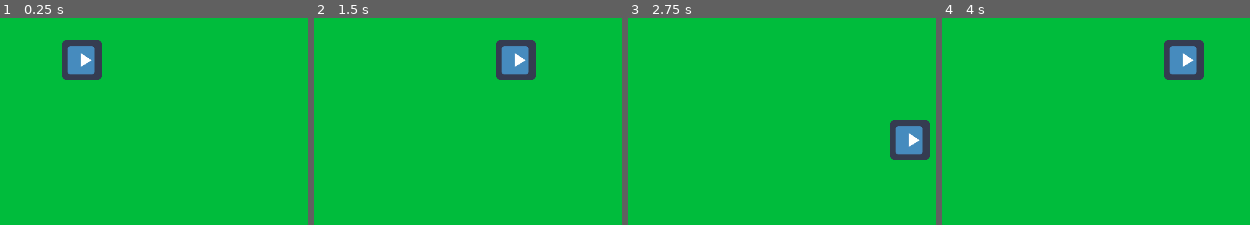
Above: before the commit, frames 1-4 (left to right).
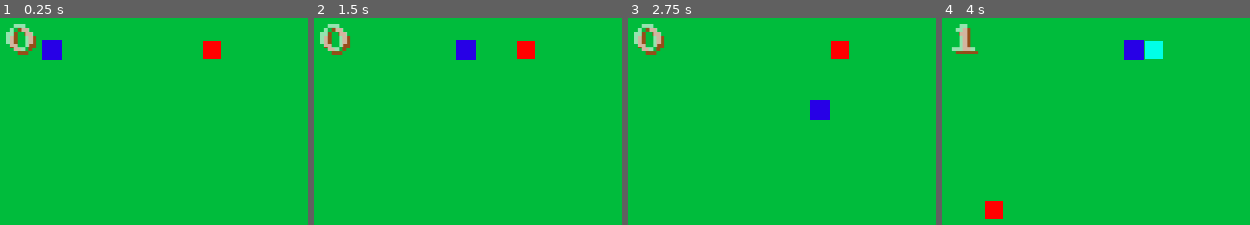
Above: after the commit, the same moments.

Repository: 201flaviosilva/Snake-3D-Godot
Game: Godot game, scene res://Scenes/Game2D.tscn
Two runs of this game, one before a commit and one after it. Both use one fixed random seed, a clock stepped at 60 frames per second and the inputs below. The engine's default icon, where the game draws it, is replaced by a stand-in: a white triangle on a blue panel in a dark square.
Inputs:
- Up to frame 1 (0.25 s): no input
- Up to frame 2 (1.5 s): hold D (right) 0.53-1.28 s; tap Shift (run) at 0.6, 1.35 s; hold S (down) from 1.28 s (still down)
- Up to frame 3 (2.75 s): release S (down) at 2.03 s; hold D (right) from 2.03 s (still down); tap Shift (run) at 2.1 s
- Up to frame 4 (4 s): release D (right) at 2.78 s; hold W (up) 2.78-3.53 s; tap Shift (run) at 2.85, 3.6 s; hold A (left) from 3.53 s (still down)

The runs differ from the first frame. In frame 1, 4.5% of the frame differs, in the area x 1-72%, y 2-30%; in frame 2, 4.0%; in frame 3, 4.5%; in frame 4, 4.8%, in the area x 3-86%, y 2-98%.

Commit message:
Finish 2D version

Diff:
--- /dev/null
+++ b/Project/Food/Apple.gd
@@ -0,0 +1,21 @@
+extends Area2D
+
+var rng = RandomNumberGenerator.new()
+
+func _randomize_position() -> void:
+	var width = ProjectSettings.get_setting("display/window/size/width")
+	var height = ProjectSettings.get_setting("display/window/size/height")
+	var half_cell = GLOBALS.GRID_SIZE / 2
+	var max_x = width / GLOBALS.GRID_SIZE
+	var max_y = height / GLOBALS.GRID_SIZE
+
+	var x = rng.randi_range(0, max_x) * GLOBALS.GRID_SIZE - half_cell
+	x = clamp(x, half_cell, width - half_cell)
+
+	var y = rng.randi_range(0, max_y) * GLOBALS.GRID_SIZE - half_cell
+	y = clamp(y, half_cell, height - half_cell)
+	global_position = Vector2(x, y)
+
+
+func _on_Apple_area_entered(area: Area2D) -> void:
+	if area.is_in_group("player") and area.is_in_group("body"): _randomize_position()
--- /dev/null
+++ b/Project/Food/Apple.tscn
@@ -0,0 +1,21 @@
+[gd_scene load_steps=3 format=2]
+
+[ext_resource path="res://Food/Apple.gd" type="Script" id=1]
+
+[sub_resource type="RectangleShape2D" id=1]
+extents = Vector2( 15, 15 )
+
+[node name="Apple" type="Area2D" groups=["food"]]
+script = ExtResource( 1 )
+
+[node name="ColorRect" type="ColorRect" parent="."]
+margin_left = -15.0
+margin_top = -15.0
+margin_right = 15.0
+margin_bottom = 15.0
+color = Color( 1, 0, 0, 1 )
+
+[node name="CollisionShape2D" type="CollisionShape2D" parent="."]
+shape = SubResource( 1 )
+
+[connection signal="area_entered" from="." to="." method="_on_Apple_area_entered"]
--- /dev/null
+++ b/Project/GLOBALS.gd
@@ -0,0 +1,3 @@
+extends Node
+
+const GRID_SIZE: int = 32
--- /dev/null
+++ b/Project/Player/BodyPart.tscn
@@ -0,0 +1,16 @@
+[gd_scene load_steps=2 format=2]
+
+[sub_resource type="RectangleShape2D" id=1]
+extents = Vector2( 15, 15 )
+
+[node name="BodyPart" type="Area2D" groups=["body", "player"]]
+
+[node name="ColorRect" type="ColorRect" parent="."]
+margin_left = -15.0
+margin_top = -15.0
+margin_right = 15.0
+margin_bottom = 15.0
+color = Color( 0, 1, 0.905882, 1 )
+
+[node name="CollisionShape2D" type="CollisionShape2D" parent="."]
+shape = SubResource( 1 )
--- a/Project/Player/Player.gd
+++ b/Project/Player/Player.gd
@@ -1,28 +1,63 @@
 extends Area2D
 
-export (float, 0.1, 1) var normal_speed: float = 0.25
+signal food_eated
+export (float, 0.1, 1) var normal_speed: float = 0.2
 
-const GRID_SIZE = 64
 var direction: Vector2 = Vector2.RIGHT
 var speed: float = normal_speed
+
+onready var BodyPart: PackedScene = preload("res://Player/BodyPart.tscn")
+var body = []
 
 func _ready() -> void:
 	_set_speed(normal_speed)
 
 func _process(delta: float) -> void:
-	if Input.is_action_just_pressed("up"): direction = Vector2.UP
-	if Input.is_action_just_pressed("down"): direction = Vector2.DOWN
-	if Input.is_action_just_pressed("left"): direction = Vector2.LEFT
-	if Input.is_action_just_pressed("right"): direction = Vector2.RIGHT
+	if Input.is_action_just_pressed("up") and not direction == Vector2.DOWN: direction = Vector2.UP
+	if Input.is_action_just_pressed("down") and not direction == Vector2.UP: direction = Vector2.DOWN
+	if Input.is_action_just_pressed("left") and not direction == Vector2.RIGHT: direction = Vector2.LEFT
+	if Input.is_action_just_pressed("right") and not direction == Vector2.LEFT: direction = Vector2.RIGHT
 
 	if Input.is_action_just_pressed("run"): _set_speed(normal_speed / 2)
 	elif Input.is_action_just_released("run"): _set_speed(normal_speed)
 
 func _on_Move_timeout() -> void:
-	global_position += direction * GRID_SIZE
+	for i in range(body.size() - 1, 0, -1):
+		body[i].global_position = body[i - 1].global_position
+
+	var lastHeadPosition = global_position
+	global_position += direction * GLOBALS.GRID_SIZE
+
+	if body.size(): body[0].global_position = lastHeadPosition
+
+	_fix_out_border_position()
+
+func _fix_out_border_position() -> void:
+	var half_cell = GLOBALS.GRID_SIZE / 2
+	var max_x = ProjectSettings.get_setting("display/window/size/width") - half_cell
+	var max_y = ProjectSettings.get_setting("display/window/size/height") - half_cell
+
+	if global_position.x > max_x: global_position.x = half_cell
+	elif global_position.x < 0: global_position.x = max_x
+
+	if global_position.y > max_y: global_position.y = half_cell
+	elif global_position.y < 0: global_position.y = max_y
 
 func _set_speed(value: float) -> void:
 	var move_timer = $Move
 	speed = value
 	move_timer.wait_time = speed
 	move_timer.start()
+
+func _add_body() -> PackedScene:
+	var new_body = BodyPart.instance()
+	body.append(new_body)
+	return new_body
+
+func _on_Player_area_entered(area: Area2D) -> void:
+	if area.is_in_group("food"):
+		var new_body = _add_body()
+		area.call_deferred("_randomize_position")
+		emit_signal("food_eated", new_body, Vector2(-100, -100))
+	elif area.is_in_group("body"):
+		get_tree().reload_current_scene()
--- a/Project/Player/Player.tscn
+++ b/Project/Player/Player.tscn
@@ -1,17 +1,19 @@
-[gd_scene load_steps=4 format=2]
+[gd_scene load_steps=3 format=2]
 
-[ext_resource path="res://icon.png" type="Texture" id=1]
 [ext_resource path="res://Player/Player.gd" type="Script" id=2]
 
 [sub_resource type="RectangleShape2D" id=1]
-extents = Vector2( 29, 29 )
+extents = Vector2( 16, 16 )
 
-[node name="Player" type="Area2D"]
+[node name="Player" type="Area2D" groups=["head", "player"]]
 script = ExtResource( 2 )
 
-[node name="Sprite" type="Sprite" parent="."]
-rotation = 1.5708
-texture = ExtResource( 1 )
+[node name="ColorRect" type="ColorRect" parent="."]
+margin_left = -16.0
+margin_top = -16.0
+margin_right = 16.0
+margin_bottom = 16.0
+color = Color( 0.156863, 0, 0.905882, 1 )
 
 [node name="CollisionShape2D" type="CollisionShape2D" parent="."]
 shape = SubResource( 1 )
@@ -20,4 +22,5 @@
 wait_time = 0.25
 autostart = true
 
+[connection signal="area_entered" from="." to="." method="_on_Player_area_entered"]
 [connection signal="timeout" from="Move" to="." method="_on_Move_timeout"]
--- /dev/null
+++ b/Project/Scenes/Game2D.gd
@@ -0,0 +1,9 @@
+extends Node2D
+
+var score: int = 0
+
+func _on_Player_food_eated(new_body, position: Vector2) -> void:
+	score += 1
+	$Score.text = str(score)
+	$BodyPartsContainer.call_deferred("add_child", new_body)
+	new_body.global_position = position
--- a/Project/Scenes/Game2D.tscn
+++ b/Project/Scenes/Game2D.tscn
@@ -1,13 +1,47 @@
-[gd_scene load_steps=2 format=2]
+[gd_scene load_steps=6 format=2]
 
 [ext_resource path="res://Player/Player.tscn" type="PackedScene" id=1]
+[ext_resource path="res://Food/Apple.tscn" type="PackedScene" id=2]
+[ext_resource path="res://Assets/Fonts/PressStart2P/PressStart2P-Regular.ttf" type="DynamicFontData" id=3]
+[ext_resource path="res://Scenes/Game2D.gd" type="Script" id=4]
+
+[sub_resource type="DynamicFont" id=1]
+size = 50
+font_data = ExtResource( 3 )
 
 [node name="Game2D" type="Node2D"]
+script = ExtResource( 4 )
 
 [node name="Background" type="ColorRect" parent="."]
+anchor_right = 1.0
+anchor_bottom = 1.0
 margin_right = 1280.0
-margin_bottom = 720.0
+margin_bottom = 704.0
 color = Color( 0, 0.741176, 0.239216, 1 )
 
+[node name="Score" type="Label" parent="."]
+modulate = Color( 1, 1, 1, 0.588235 )
+anchor_top = 0.5
+anchor_right = 1.0
+anchor_bottom = 0.5
+margin_left = 615.0
+margin_top = 327.0
+margin_right = 665.0
+margin_bottom = 377.0
+custom_colors/font_color_shadow = Color( 1, 0, 0, 1 )
+custom_constants/shadow_offset_x = 5
+custom_constants/shadow_offset_y = 5
+custom_fonts/font = SubResource( 1 )
+text = "0"
+align = 1
+valign = 1
+
 [node name="Player" parent="." instance=ExtResource( 1 )]
-position = Vector2( 672, 384 )
+position = Vector2( 656, 368 )
+
+[node name="Apple" parent="." instance=ExtResource( 2 )]
+position = Vector2( 944, 368 )
+
+[node name="BodyPartsContainer" type="Node2D" parent="."]
+
+[connection signal="food_eated" from="Player" to="." method="_on_Player_food_eated"]
--- a/Project/project.godot
+++ b/Project/project.godot
@@ -17,6 +17,10 @@
 config/name="Snake 3D"
 run/main_scene="res://Scenes/Game2D.tscn"
 config/icon="res://icon.png"
+
+[autoload]
+
+GLOBALS="*res://GLOBALS.gd"
 
 [display]
 
Not shown, added: Project/Assets/Fonts/PressStart2P/OFL.txt
Binary file added: Project/Assets/Fonts/PressStart2P/PressStart2P-Regular.ttf
Not shown, changed: Project/export_presets.cfg
Not shown, added: Project/Assets/Fonts/PressStart2P/Ref.md
